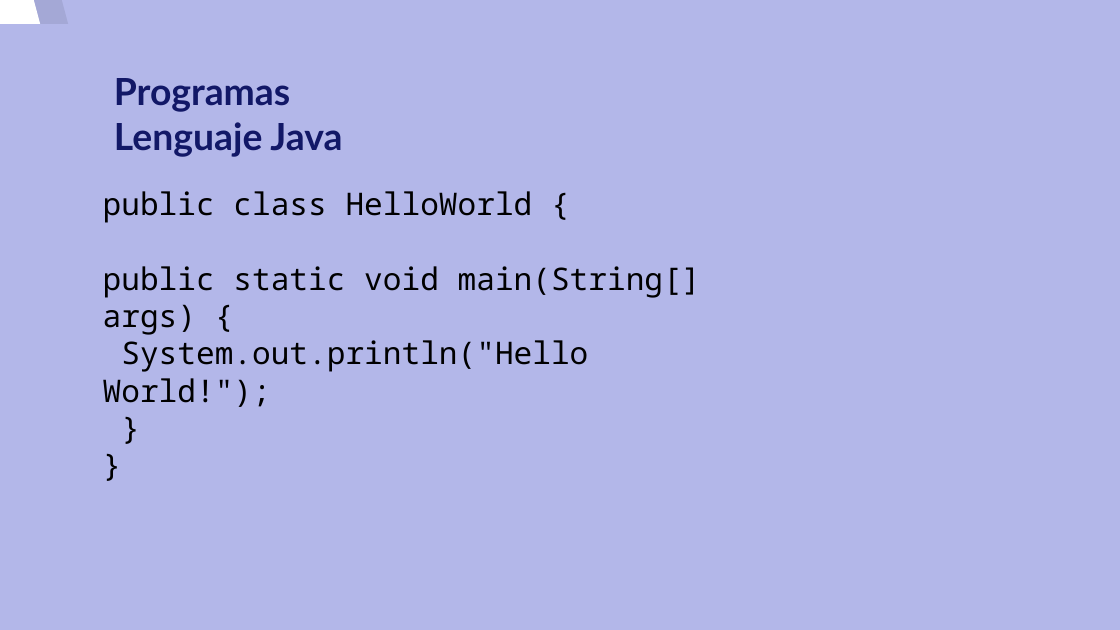
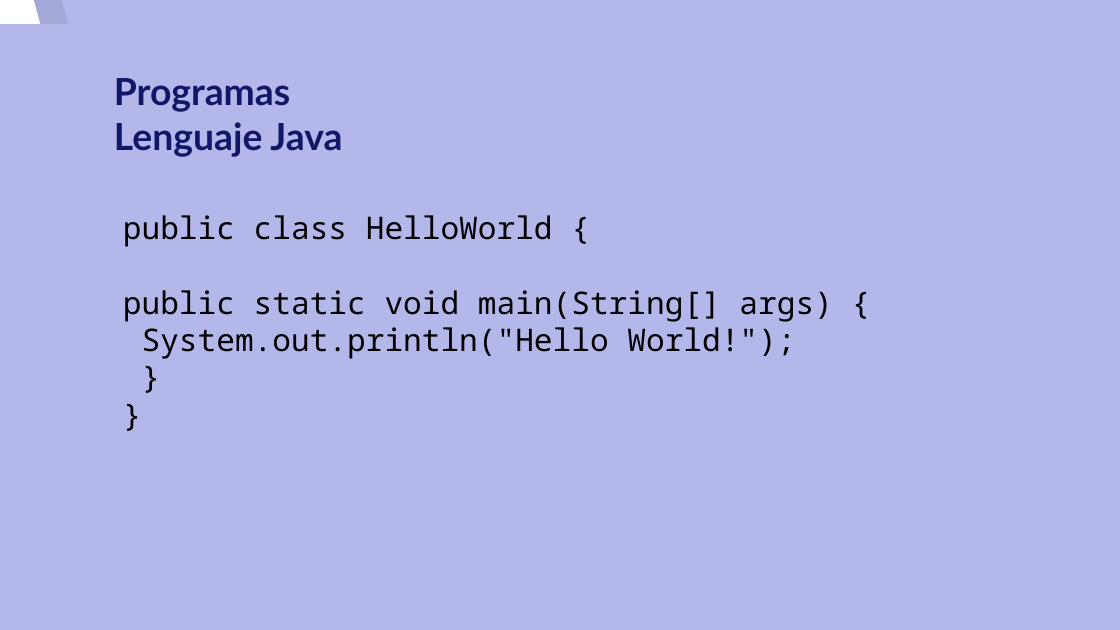
Before and after one commit to josedom24/curso_python3, a slide deck: slide 7 of curso/u1/u1.odp. Drawn at 1120x630 pixels with LibreOffice and Linux fonts; fonts in the diff are those of the drawing. Boxes give left, top, right and bottom in pixels: in the first picture for what was removed or moved away, otherwise in the second. Text is boxed around its words. In the diff, an @@ line names an element or a change of style, - is before the commit and + after.

```diff
--- a/curso/u1/u1.odp
+++ b/curso/u1/u1.odp
@@ text "public class HelloWorld {" rewrapped from <box>103,191,701,407</box> to <box>123,215,832,359</box> @@
```
Also in this commit, not shown: 1 other slide changed, 1 other file.
